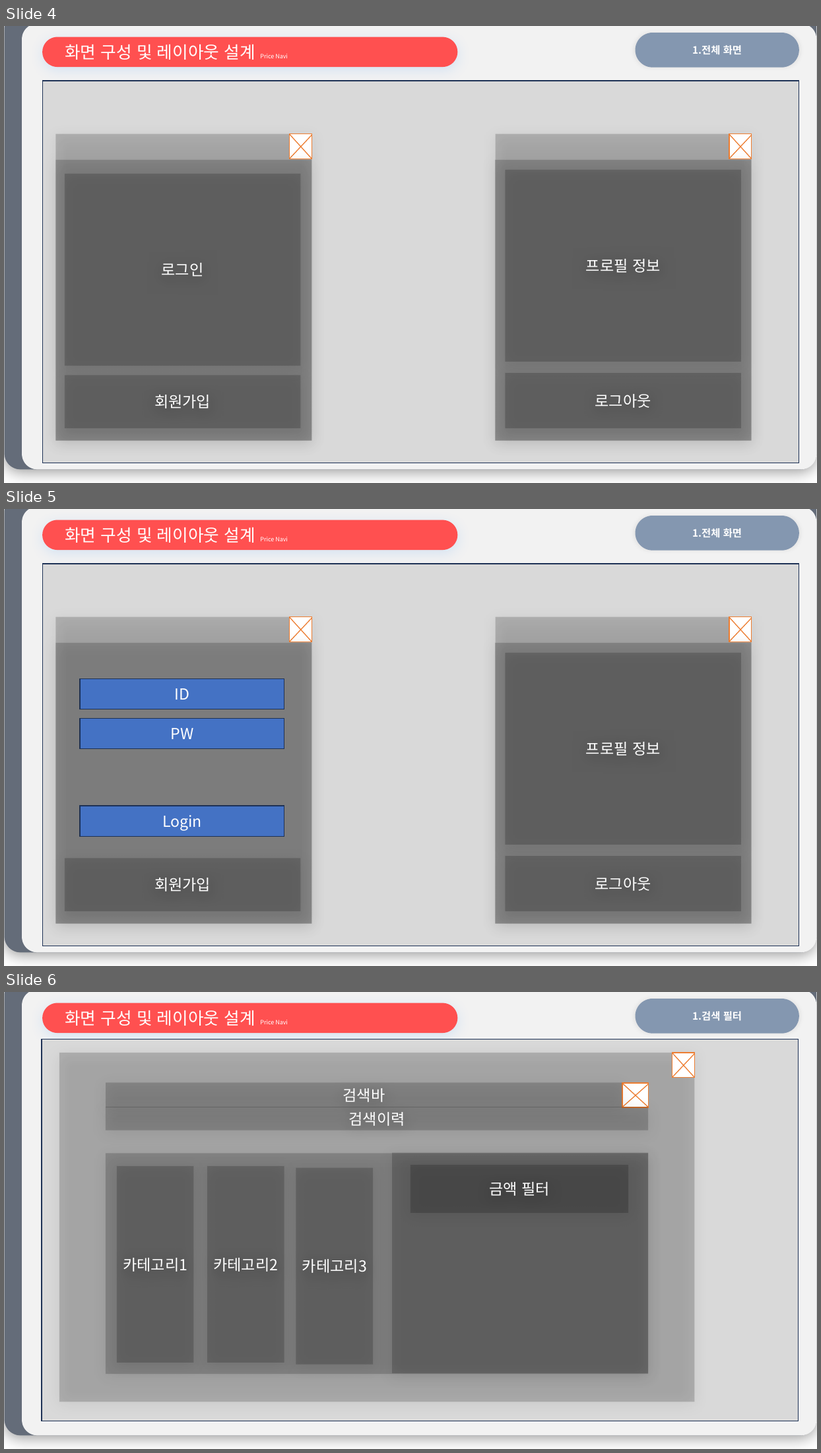
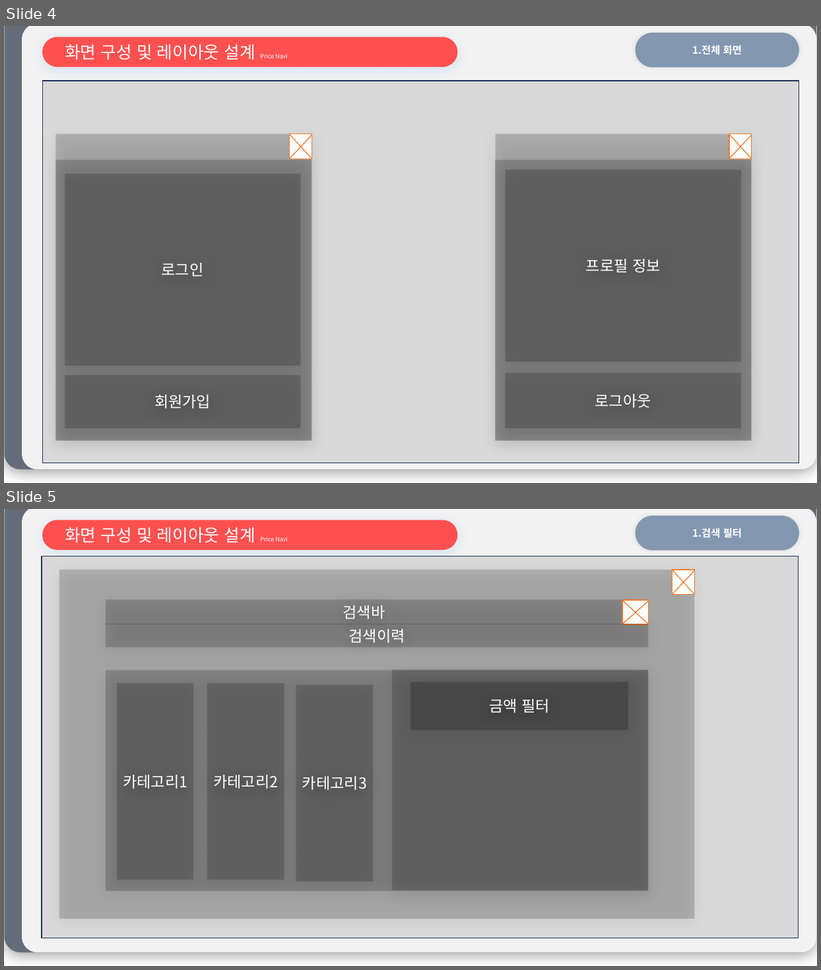
Before and after one commit to dldnjsrl2171/PriceNavi, a slide deck: docs/ProgramPlan.pptx.pptx. Shown one above the other, each under a label of ours: slides 4, 5 and 6 before the commit, slides 4 and 5 after it. The pictures are 821x1453 and 821x970 pixels, drawn with LibreOffice and Linux fonts; fonts in the diff are those of the drawing. Boxes give left, top, right and bottom in pixels: in the first picture for what was removed or moved away, otherwise in the second. Text is boxed around its words. In the diff, an @@ line names an element or a change of style, - is before the commit and + after.

```diff
--- a/docs/ProgramPlan.pptx.pptx
+++ b/docs/ProgramPlan.pptx.pptx
@@ slide 5 removed at <box>4,509,817,966</box>, background #FFFFFF @@
@@ rounded rectangle removed at <box>5,509,817,953</box> @@
@@ rounded rectangle removed at <box>22,509,816,953</box> @@
@@ rounded rectangle removed at <box>42,520,458,550</box> @@
-화면 구성 및 레이아웃 설계 Price Navi
@@ rounded rectangle removed at <box>636,516,799,551</box> @@
-1.전체 화면
@@ rectangle removed at <box>42,564,799,947</box> @@
@@ rectangle removed at <box>56,617,312,923</box> @@
@@ rectangle removed at <box>290,617,312,642</box> @@
@@ line removed from (290, 642) to (312, 618) @@
@@ line removed from (290, 617) to (312, 642) @@
@@ rectangle removed at <box>496,617,752,923</box> @@
@@ line removed from (729, 642) to (752, 618) @@
@@ line removed from (729, 617) to (752, 642) @@
@@ rectangle removed at <box>730,617,752,642</box> @@
@@ rectangle removed at <box>56,642,312,923</box> @@
@@ rectangle removed at <box>495,642,751,923</box> @@
@@ rectangle removed at <box>506,653,741,845</box> @@
-프로필 정보
@@ rectangle removed at <box>80,679,284,710</box> @@
-ID
@@ rectangle removed at <box>80,718,284,749</box> @@
-PW
@@ rectangle removed at <box>80,806,284,836</box> @@
-Login
@@ rectangle removed at <box>64,859,300,912</box> @@
-회원가입
@@ rectangle removed at <box>506,856,741,912</box> @@
-로그아웃
@@ what was slide 6 is now slide 5 @@
```
Also in this commit, not shown: 1 other file.
